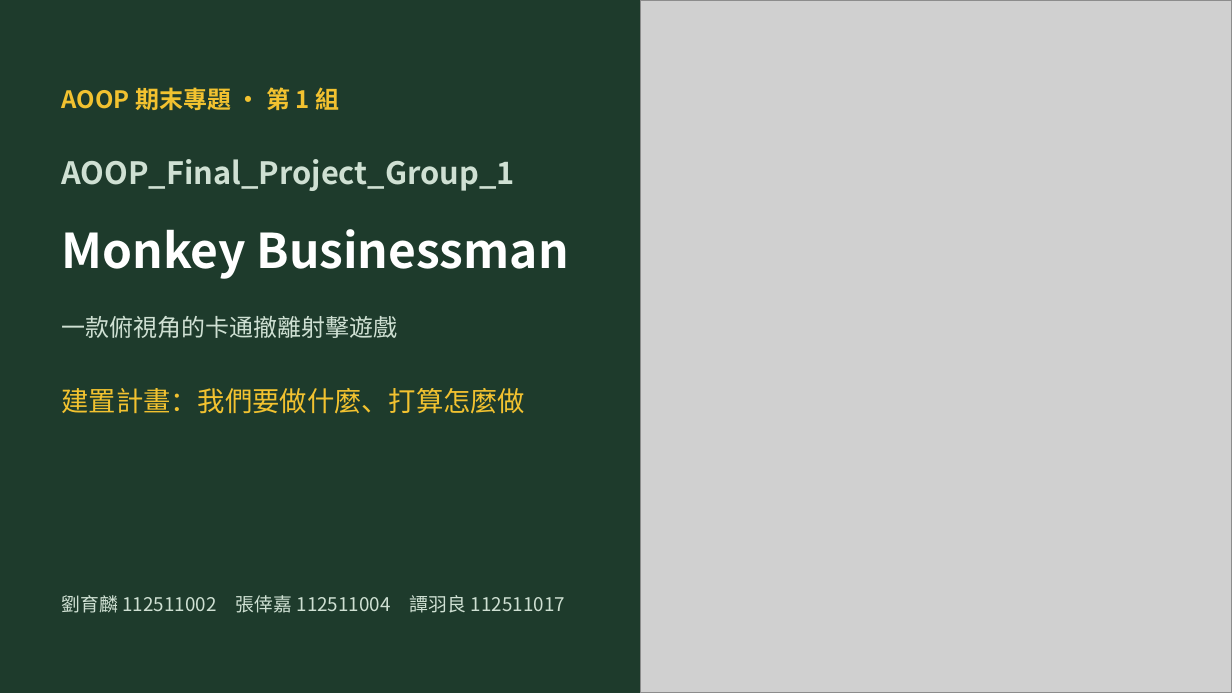
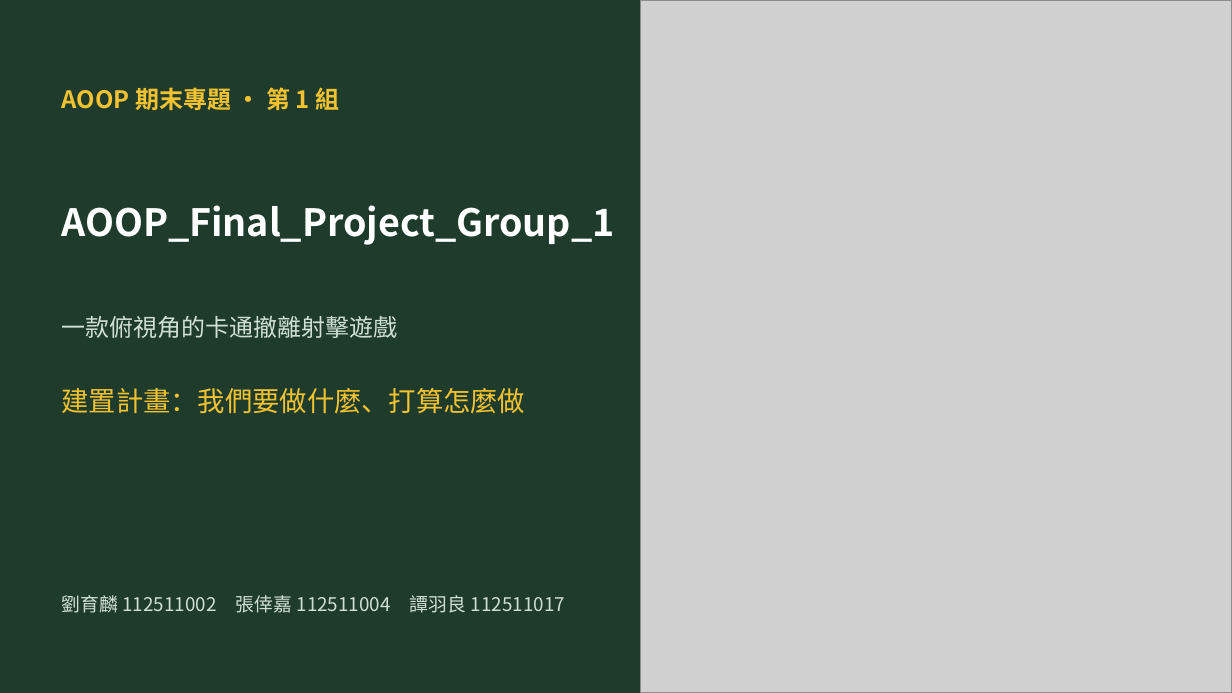
Before and after one commit to MoobyMoo/AOOP_Final_Project_Group_1, a slide deck: slide 1 of docs/AOOP_Group1_Build_Plan.pptx. Drawn at 1232x693 pixels with LibreOffice and Linux fonts; fonts in the diff are those of the drawing; grey boxes stand for pictures. Boxes give left, top, right and bottom in pixels: in the first picture for what was removed or moved away, otherwise in the second. Text is boxed around its words. In the diff, an @@ line names an element or a change of style, - is before the commit and + after.

```diff
--- a/docs/AOOP_Group1_Build_Plan.pptx
+++ b/docs/AOOP_Group1_Build_Plan.pptx
@@ text "AOOP_Final_Project_Group_1": place and size @@
-text "AOOP_Final_Project_Group_1" at bbox=[62, 159, 515, 191]
+text "AOOP_Final_Project_Group_1" at bbox=[62, 205, 615, 245]
@@ text "AOOP_Final_Project_Group_1" at bbox=[62, 205, 615, 245]: size 18 to 22 pt, text colour #CFE0D3 to #FFFFFF @@
@@ text removed at bbox=[62, 229, 568, 279] @@
-Monkey Businessman
```
Also in this commit, not shown: 7 other files.
